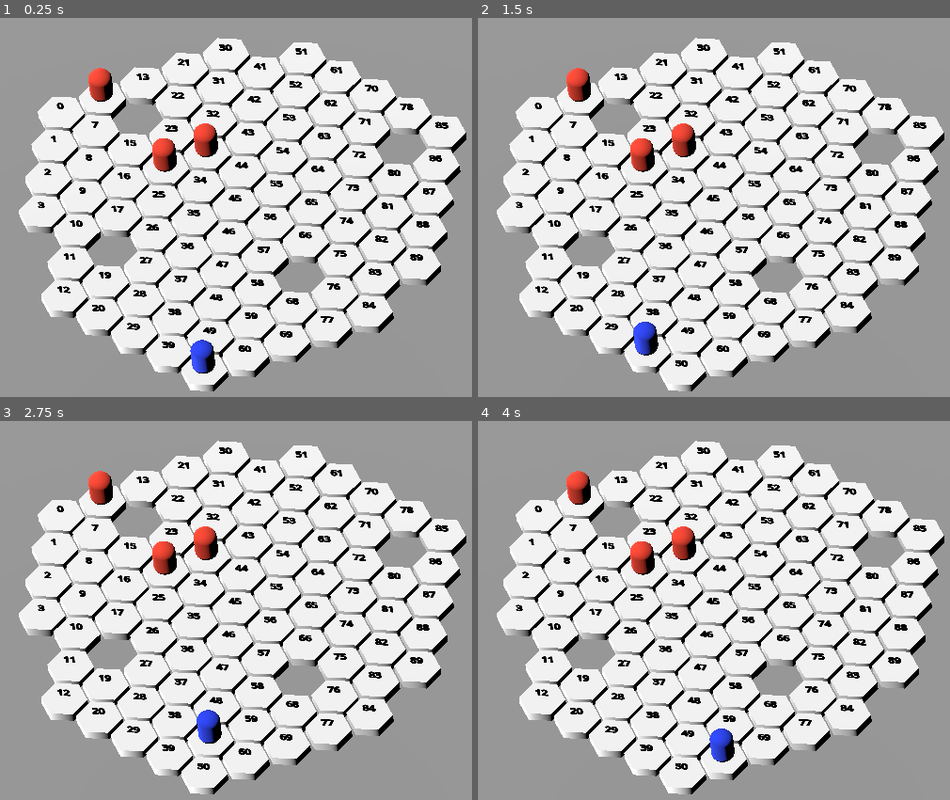
Above: before the commit, frames 1-4 (two rows, left to right).
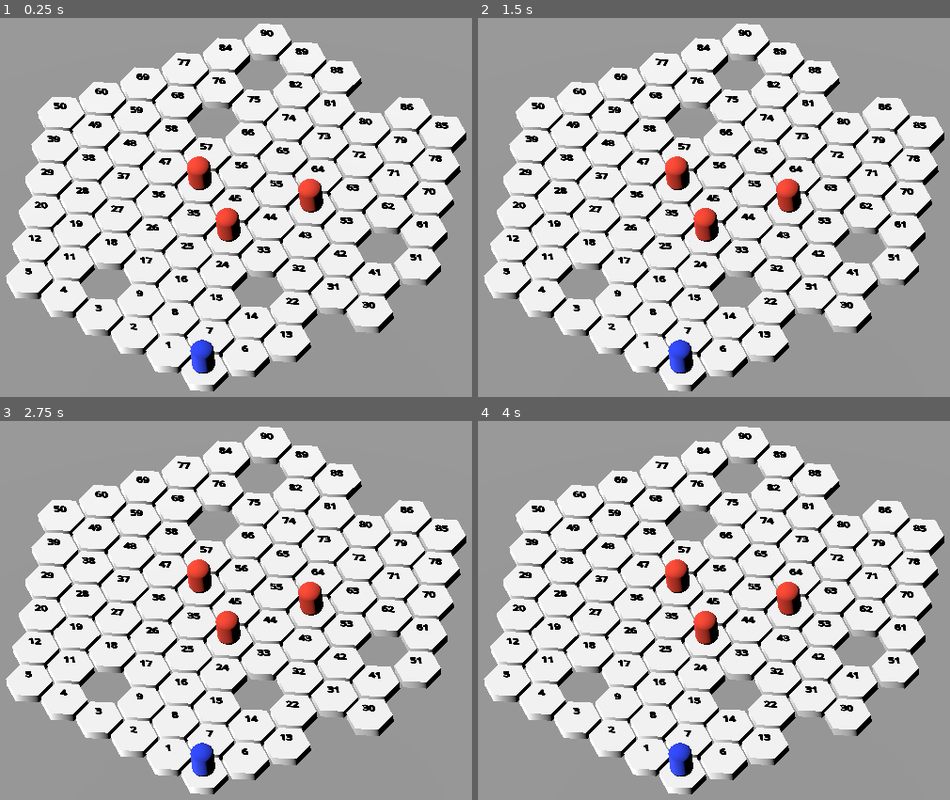
Above: after the commit, the same moments.

Repository: cwahlfeldt/hex-game-2
Game: Godot game, scene res://main.tscn
The game is run twice, just before and just after one commit, with the same random seed, the same clock (stepped at 60 frames per second) and the same inputs.
Inputs (mouse positions are in pixels of both pictures, inside the frame that each line leads up to):
- Up to frame 1 (0.25 s): no input
- Up to frame 2 (1.5 s): tap Enter at 0.5 s; move the mouse to (869, 184) at 0.52 s; click (869, 184) at 0.6 s; tap Space at 1.25 s; move the mouse to (553, 226) at 1.27 s; click (553, 226) at 1.35 s
- Up to frame 3 (2.75 s): tap Enter at 2 s; move the mouse to (302, 515) at 2.02 s; click (302, 515) at 2.1 s
- Up to frame 4 (4 s): tap Space at 2.75 s; move the mouse to (666, 693) at 2.77 s; click (666, 693) at 2.85 s; tap Enter at 3.5 s; move the mouse to (931, 671) at 3.52 s; click (931, 671) at 3.6 s

The runs differ from the first frame. In frame 1, 13% of the frame differs, in the area x 1-94%, y 1-89%; in frame 2, 14%; in frame 3, 14%, in the area x 1-94%, y 1-94%; in frame 4, 14%.

Commit message:
turns with animation

Diff:
--- a/game.gd
+++ b/game.gd
@@ -3,11 +3,12 @@
 const player_scene = preload("res://scenes/player/player.tscn")
 const enemy_scene = preload("res://scenes/enemy/enemy.tscn")
 
+var players_id = 0
 var hex_grid
 var path_finding: AStar3D
-var player_start_hex_id = 50
 var rng = RandomNumberGenerator.new()
 var turn_queue: TurnQueue = TurnQueue.new()
+var is_moving = false
 var current_character: Character  # Keep track of current character
 
 func _ready() -> void:
@@ -16,57 +17,79 @@
 	hex_grid = hex_grid_init.grid
 	path_finding = hex_grid_init.astar
 
-	var player = init_player(50)
-	turn_queue.add_entity(player)
-
+	# Set up turn queue with player at start
+	turn_queue.add_entity(init_player(players_id))
 	range(3).map(func(n):
-		var enemy = init_enemy(rng.randi_range(0, 40))
+		var enemy = init_enemy(rng.randi_range(30, hex_grid.size()))
 		turn_queue.add_entity(enemy)
 	)
+	turn_queue.turn_changed.connect(_on_turn_changed)
+	print("Its" + turn_queue.get_current().name + "turn")
 
-	turn_queue.turn_changed.connect(_on_turn_changed)
-	current_character = turn_queue.get_current()  # Initialize current character
+func _on_selected_hex(to_hex):
+	var character: Character = turn_queue.get_current()
+	if character and character.name == 'Player' and not is_moving:
+		move_character(character, character.current_hex_id, to_hex.index)
 
-func _process(delta: float) -> void:
-	if current_character and current_character.path.size() > 1:
-		# Use global_transform.origin for proper position access
-		current_character.global_transform.origin = current_character.path[1]
-		#Animate.through_with_callback(
-			#current_character,
-			#current_character.path,
-			#_on_player_move_end,
-		#)
+func _on_turn_changed(entity: Character):
+	print("It's now " + entity.id + "'s turn!  ", entity.path, "  ", entity.current_hex_id)
+	if entity and entity.name != 'Player':
+		move_character(entity, entity.current_hex_id, players_id)
+	else:
+		is_moving = false
 
-func _on_turn_changed(entity):
-	print("It's now " + entity.name + "'s turn!")
-	current_character = entity  # Update current character reference
+func _on_character_move_end():
+	turn_queue.next_turn()
 
-func _on_player_move_end():
-	if current_character and current_character.path.size() > 1:
-		current_character.current_hex_id = path_finding.get_closest_point(current_character.path[1])
-		#current_character.path = []
-		turn_queue.next_turn()
-		current_character = turn_queue.get_current()  # Update reference after turn change
-
-func _on_selected_hex(hex):
-	if current_character:
-		var path = path_finding.get_point_path(current_character.current_hex_id, hex.index)
-		if path.size() >= 2:
-			current_character.path = path.slice(0, 2)
-			print("Path set for ", current_character.name, ": ", current_character.path)
+func move_character(character: Character, from_hex, to_hex):
+	var path = path_finding.get_point_path(from_hex, to_hex)
+	if path.size() <= character.move_range:
+		character.path = path.slice(0, path.size())
+		var current_hex = path_finding.get_closest_point(character.path[path.size() - 1])
+		character.current_hex_id = current_hex
+		players_id = current_hex
+		Animate.through_with_callback(
+			character,
+			character.path,
+			_on_character_move_end,
+		)
+		is_moving = true
+		print("Path set for ", character.name, ": ", character.path)
 
 func init_player(id: int) -> Character:
 	var player: Character = player_scene.instantiate()
 	var location = path_finding.get_point_position(id)
 	player.current_hex_id = id
+	players_id = id
 	add_child(player)
 	player.global_transform.origin = location
 	return player
 
-func init_enemy(id: int) -> Character:
+
+func get_valid_spawn_indices() -> Array:
+	# Get array of valid hex indices that exist in the grid
+	var valid_indices = []
+	for hex in hex_grid:
+		valid_indices.append(hex.index)
+	return valid_indices
+
+func init_enemy(preferred_id: int) -> Character:
+	var valid_indices = get_valid_spawn_indices()
+	var actual_id = preferred_id
+
+	# If preferred index doesn't exist, pick a random valid one
+	if not path_finding.has_point(preferred_id) or not valid_indices.has(preferred_id):
+		# Remove player's position from valid spawn points
+		valid_indices.erase(players_id)
+		if valid_indices.size() > 0:
+			actual_id = valid_indices[randi() % valid_indices.size()]
+		else:
+			push_error("No valid spawn points for enemy!")
+			return null
+
 	var enemy: Character = enemy_scene.instantiate()
-	var location = path_finding.get_point_position(id)
-	enemy.current_hex_id = id
+	var location = path_finding.get_point_position(actual_id)
+	enemy.current_hex_id = actual_id
 	add_child(enemy)
 	enemy.global_transform.origin = location
 	return enemy
--- a/scenes/enemy/enemy.gd
+++ b/scenes/enemy/enemy.gd
@@ -6,3 +6,4 @@
 	id = "grunt_0"
 	type = CHARACTER_TYPE.GRUNT
 	max_health = 1
+	move_range = 3
--- a/scenes/player/player.gd
+++ b/scenes/player/player.gd
@@ -5,3 +5,4 @@
 	super()
 	id = "player_0"
 	type = CHARACTER_TYPE.PLAYER
+	move_range = 3
--- a/scripts/animate.gd
+++ b/scripts/animate.gd
@@ -5,7 +5,7 @@
 static var instance: Animate
 
 # Default animation settings
-const DEFAULT_DURATION: float = 0.2
+const DEFAULT_DURATION: float = 0.15
 const DEFAULT_DELAY: float = 0.0
 const DEFAULT_TRANS: Tween.TransitionType = Tween.TRANS_CUBIC
 const DEFAULT_EASE: Tween.EaseType = Tween.EASE_IN_OUT
@@ -57,7 +57,6 @@
 		return null
 
 	_kill_tween(node)
-
 	var tween = _create_tween(node, config)
 
 	var points_to_use = positions.duplicate()
--- a/scripts/hex_grid.gd
+++ b/scripts/hex_grid.gd
@@ -32,7 +32,6 @@
 	"southEast": hex(1, 0, -1),
 }
 
-
 func initialize():
 	var grid = draw_grid()
 	var astar: AStar3D = AStar3D.new()
@@ -45,14 +44,20 @@
 
 	return {"grid": grid, "astar": astar}
 
-
 func create_grid_structure():
 	var cubic_grid = hex_shaped_grid(MAP_SIZE)
+	cubic_grid.sort_custom(func(a, b):
+		if a.r != b.r:
+			return a.r > b.r  # Sort by r coordinate (reverse)
+		return a.q > b.q      # Then by q coordinate (reverse)
+	)
 	var meters_grid = create_grid_3d_coords(cubic_grid)
 	var merged_grid = []
 	var i = 0
 
 	for cubic_coord in cubic_grid:
+		var neighbors = get_all_neighbors(cubic_coord)
+		print(find_hex_matches(cubic_grid, get_all_neighbors(cubic_coord)))
 		var tile_data = {
 			"cubic": cubic_coord,
 			"vectors": meters_grid[i],
@@ -64,7 +69,6 @@
 		i = i + 1
 
 	return merged_grid
-
 
 func draw_grid():
 	var grid = remove_random_elements(create_grid_structure(), 8)
@@ -85,21 +89,57 @@
 	return grid
 
 
-# Method 1: Remove specific number of random elements
 func remove_random_elements(array: Array, count: int) -> Array:
 	# Create a copy so we don't modify the original
 	var working_array = array.duplicate()
 
 	# Ensure we don't try to remove more elements than exist
-	count = mini(count, working_array.size())
-
-	for i in range(count):
-		# Pick a random index and remove it
-		var random_index = randi() % working_array.size()
+	count = mini(count, working_array.size() - 2)  # Leave at least 2 hexes (0 index and one other)
+
+	var removed = 0
+	while removed < count:
+		# Pick a random index, avoiding index 0
+		var random_index = (randi() % (working_array.size() - 1)) + 1
+		var hex_to_remove = working_array[random_index]
+
+		# Skip if we're trying to remove index 0
+		if hex_to_remove.index == 0:
+			continue
+
+		# Temporarily remove the hex
 		working_array.remove_at(random_index)
 
+		# Check if removing this hex would break connectivity
+		if is_grid_connected(working_array):
+			removed += 1
+		else:
+			# If it breaks connectivity, put it back
+			working_array.insert(random_index, hex_to_remove)
+
 	return working_array
 
+# Helper function to check if all hexes are connected
+func is_grid_connected(grid: Array) -> bool:
+	if grid.size() <= 1:
+		return true
+
+	# Start flood fill from first hex
+	var visited = {}
+	var to_visit = [grid[0]]
+
+	while to_visit.size() > 0:
+		var current = to_visit.pop_back()
+		visited[current.index] = true
+
+		# Check all neighbors
+		for neighbor_index in current.neighbors:
+			# Find the neighbor in our grid
+			for hex in grid:
+				if hex.index == neighbor_index and not visited.has(hex.index):
+					to_visit.append(hex)
+
+	# If we visited all hexes, the grid is connected
+	return visited.size() == grid.size()
 
 func find_hex_matches(large_array: Array, small_array: Array) -> Array:
 	var matches = []
